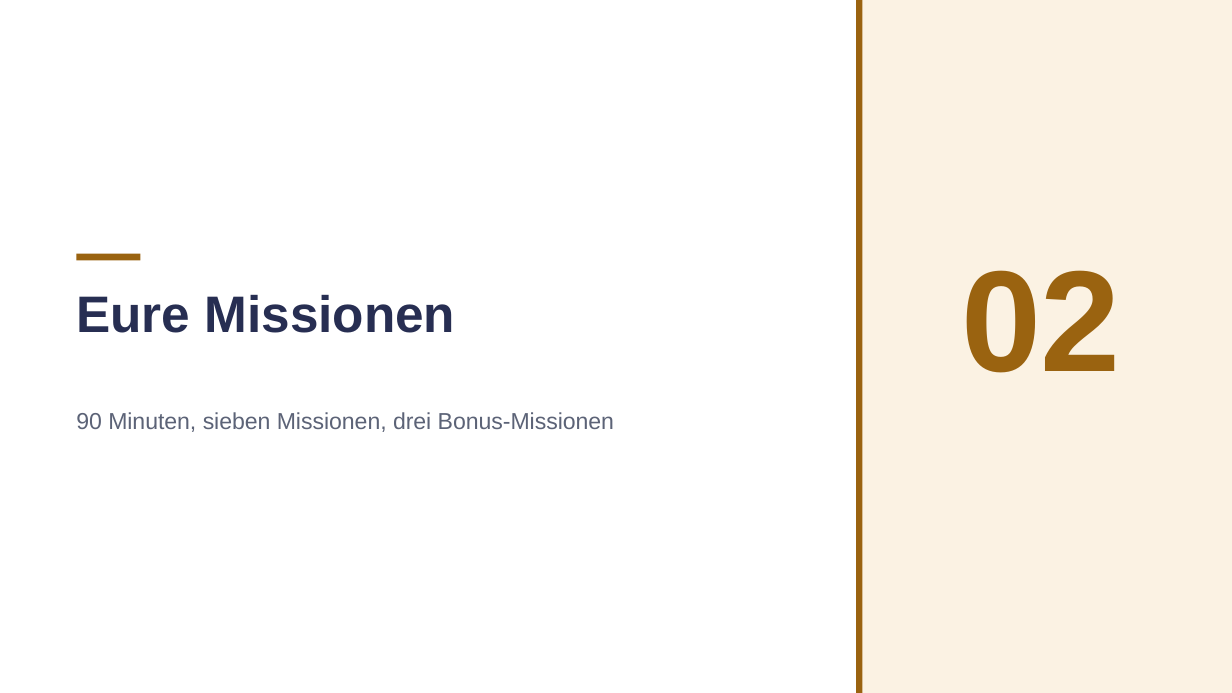
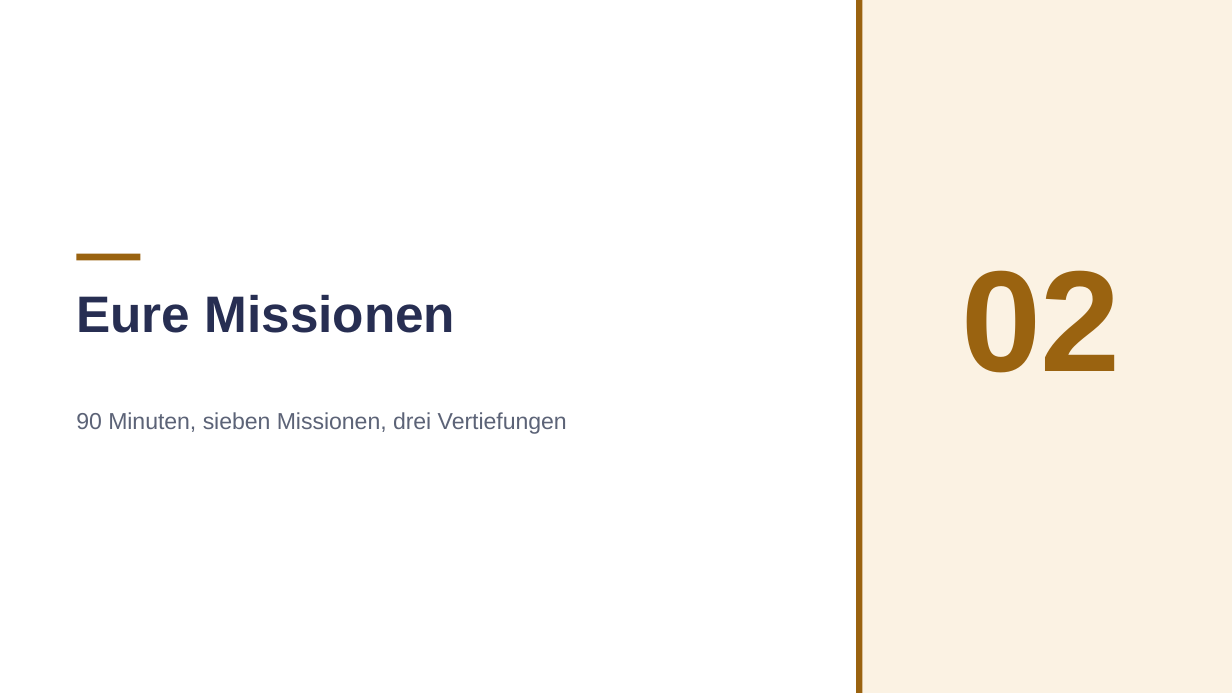
Before and after one commit to JacobMenge/kurs-unterlagen, a slide deck: slide 11 of folien/08-docker-praxis.pptx (slide 10 before the commit). Drawn at 1232x693 pixels with LibreOffice and Linux fonts; fonts in the diff are those of the drawing. Boxes give left, top, right and bottom in pixels: in the first picture for what was removed or moved away, otherwise in the second. Text is boxed around its words. In the diff, an @@ line names an element or a change of style, - is before the commit and + after.

```diff
--- a/folien/08-docker-praxis.pptx
+++ b/folien/08-docker-praxis.pptx
@@ text at <box>76,412,567,434</box>: text changed @@
-90 Minuten, sieben Missionen, drei Bonus-Missionen
+90 Minuten, sieben Missionen, drei Vertiefungen
```
Also in this commit, not shown: 14 other slides changed, 1 slide added, 29 other files.
